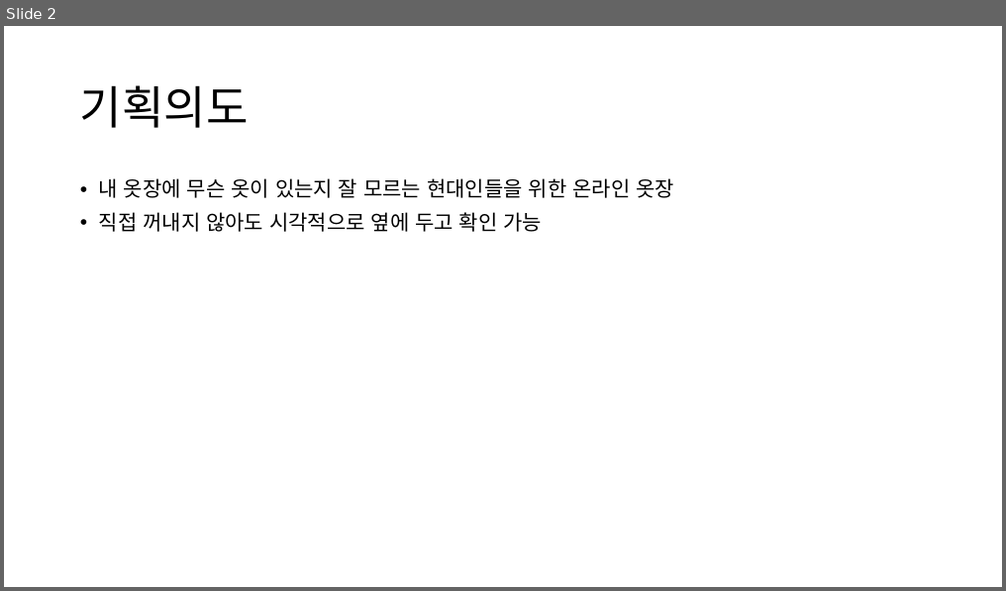
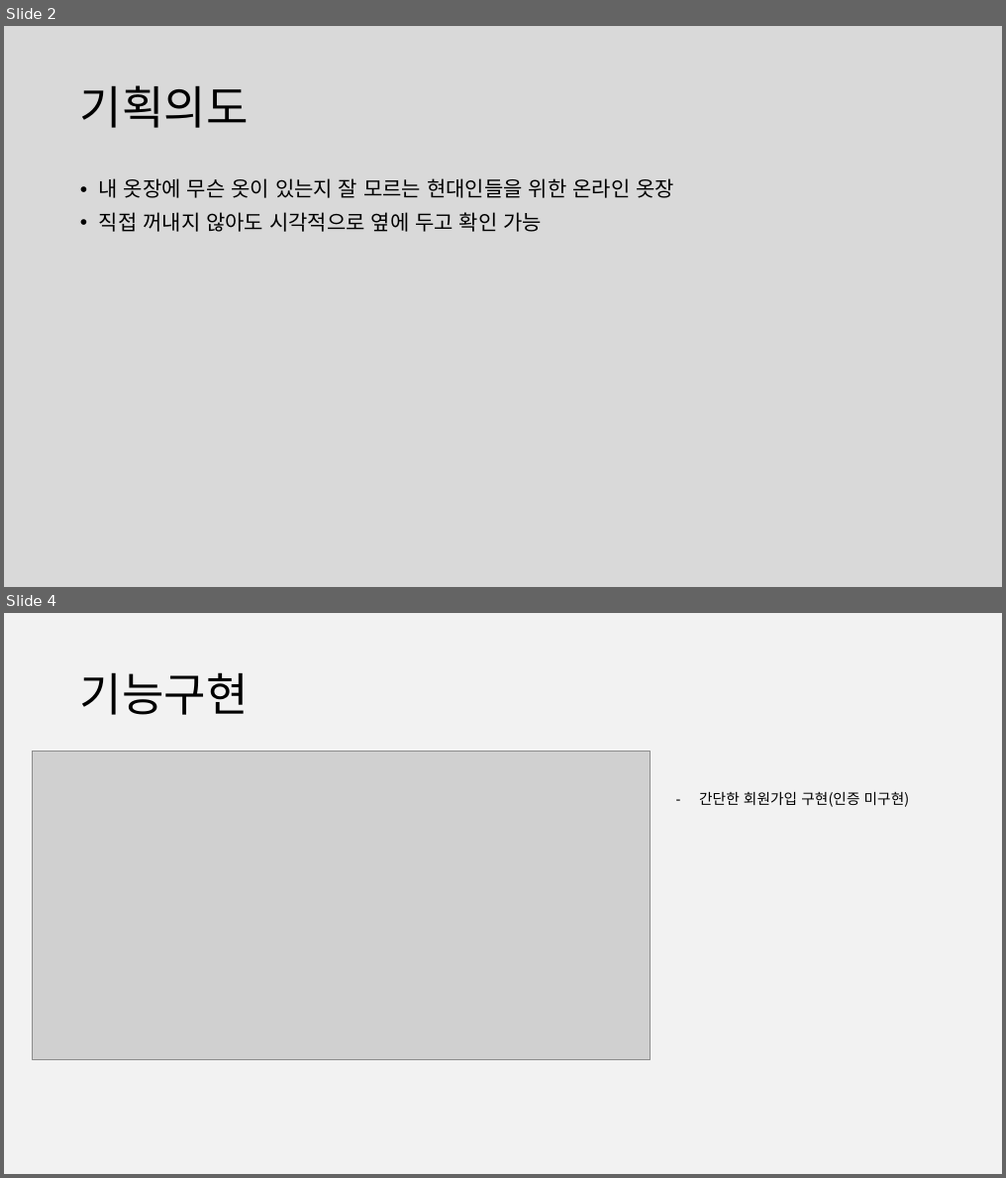
Before and after one commit to hyunsik96/00_OOTD, a slide deck: 기획/OOTD.pptx. Shown one above the other, each under a label of ours: slide 2 before the commit, slides 2 and 4 after it; the slides between them are not shown. The pictures are 1006x591 and 1006x1178 pixels, drawn with LibreOffice and Linux fonts; fonts in the diff are those of the drawing; grey boxes stand for pictures. Boxes give left, top, right and bottom in pixels: in the first picture for what was removed or moved away, otherwise in the second. Text is boxed around its words. In the diff, an @@ line names an element or a change of style, - is before the commit and + after.

```diff
--- a/기획/OOTD.pptx
+++ b/기획/OOTD.pptx
@@ slide 4 added at box(4, 613, 1002, 1174), background #F2F2F2 @@
@@ title added at box(80, 672, 249, 715), 44 pt, text #000000 @@
+기능구현
@@ picture added at box(33, 752, 650, 1060) @@
@@ text added at box(699, 792, 910, 807), 14 pt, text #000000 @@
+– 간단한 회원가입 구현(인증 미구현)
@@ slide 2 changed as well @@
@@ background #FFFFFF to #D9D9D9 @@
```
Also in this commit, not shown: 1 other slide changed, 3 other slides added, 1 slide removed, 4 other files.
